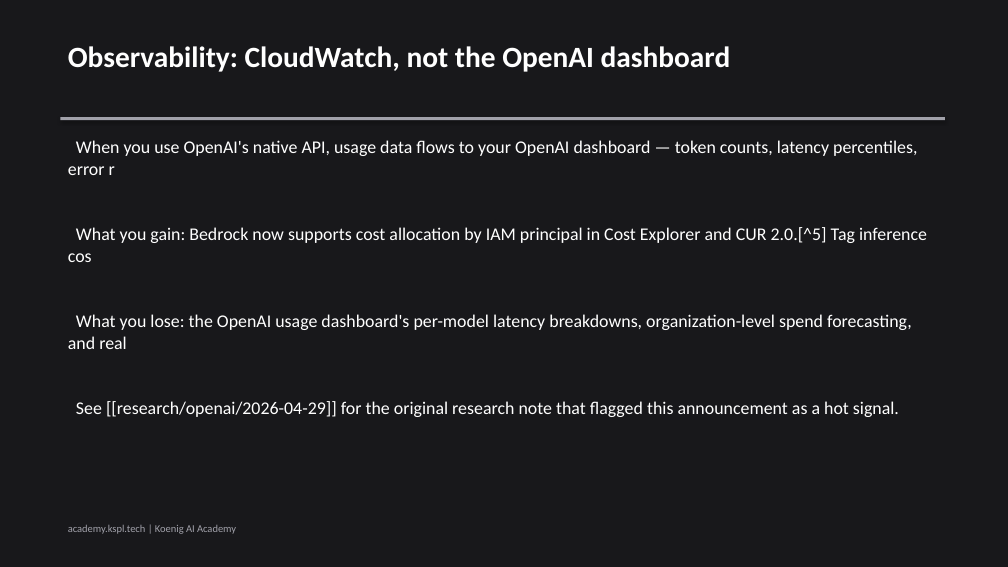
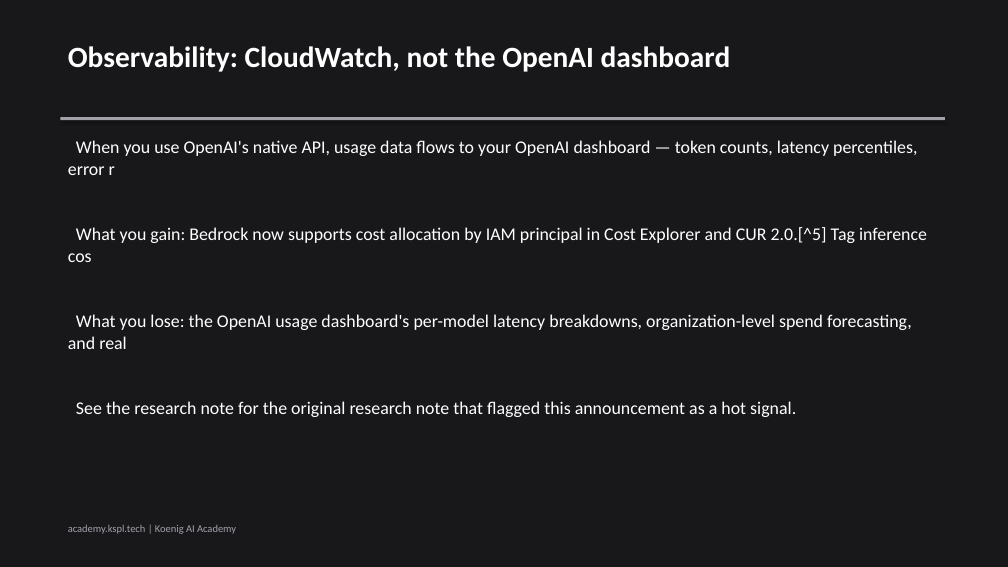
Before and after one commit to Koenig-Solutions-Private-Limited/koenig-ai-org, a slide deck: slide 4 of vault/blogs/2026-04-30-openai-on-aws-bedrock-the-real-tradeoffs/slides.pptx. Drawn at 1008x567 pixels with LibreOffice and Linux fonts; fonts in the diff are those of the drawing. Boxes give left, top, right and bottom in pixels: in the first picture for what was removed or moved away, otherwise in the second. Text is boxed around its words. In the diff, an @@ line names an element or a change of style, - is before the commit and + after.

```diff
--- a/vault/blogs/2026-04-30-openai-on-aws-bedrock-the-real-tradeoffs/slides.pptx
+++ b/vault/blogs/2026-04-30-openai-on-aws-bedrock-the-real-tradeoffs/slides.pptx
@@ text at <box>76,401,796,417</box>: text changed @@
-See [[research/openai/2026-04-29]] for the original research note that flagged this announcement as a hot signal.
+See the research note for the original research note that flagged this announcement as a hot signal.
```
Also in this commit, not shown: 1 other slide changed, 1 other file.
